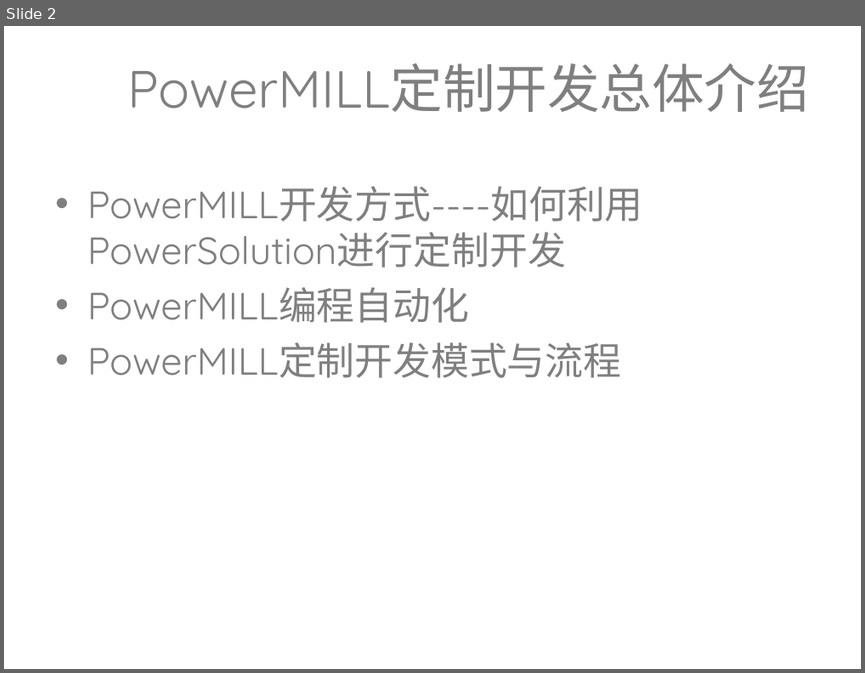
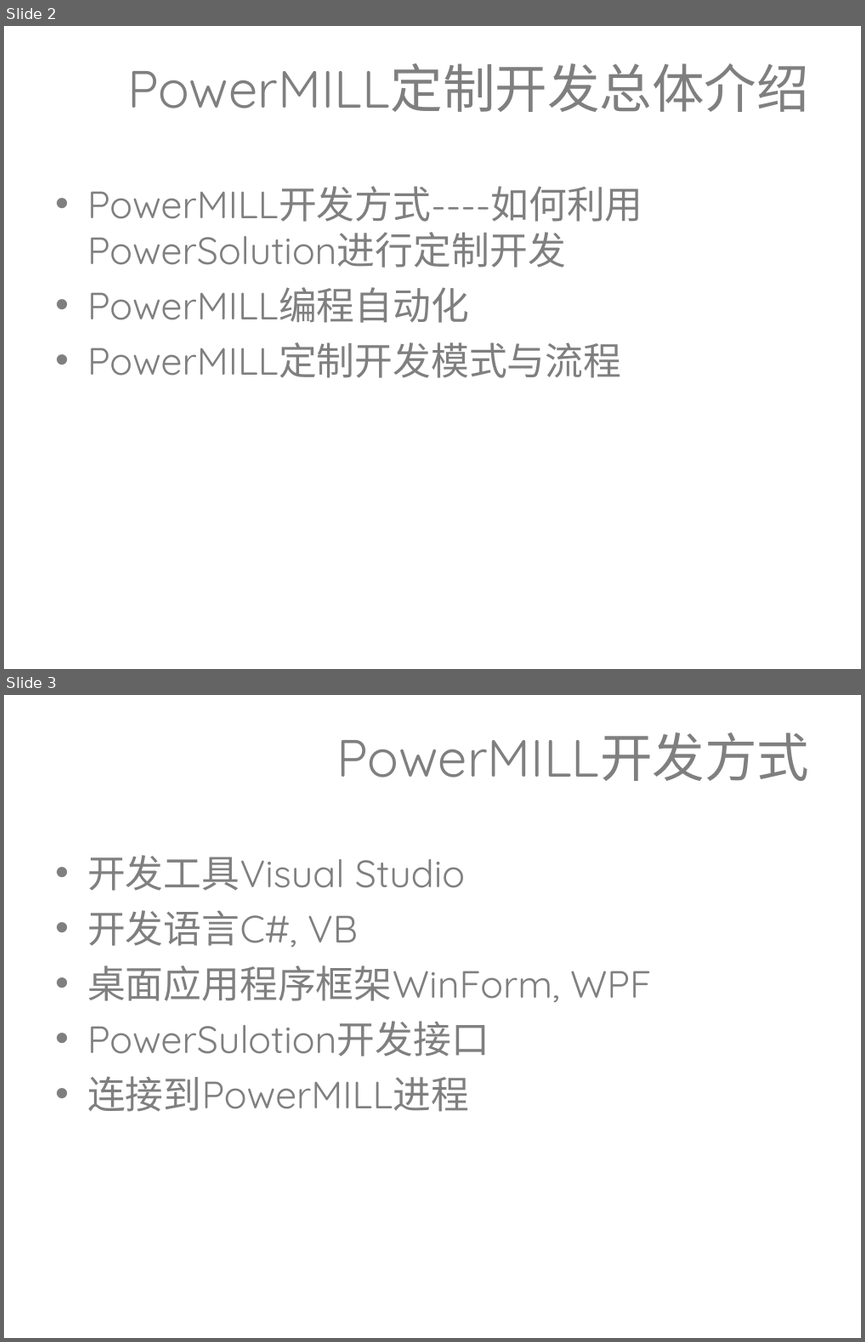
Before and after one commit to lixiaolei19821218/Training_PPT, a slide deck: 定制开发培训.ppt. Shown one above the other, each under a label of ours: slide 2 before the commit, slides 2 and 3 after it. The pictures are 865x673 and 865x1342 pixels, drawn with LibreOffice and Linux fonts; fonts in the diff are those of the drawing; background and template pictures are left out. Boxes give left, top, right and bottom in pixels: in the first picture for what was removed or moved away, otherwise in the second. Text is boxed around its words. In the diff, an @@ line names an element or a change of style, - is before the commit and + after.

```diff
--- a/定制开发培训.ppt
+++ b/定制开发培训.ppt
@@ slide 3 added at bbox=[4, 695, 861, 1338], background picture (left out) @@
@@ title added at bbox=[337, 732, 810, 781], 44 pt, text #7F7F7F @@
+PowerMILL开发方式
@@ text added at bbox=[87, 855, 651, 1111], 32 pt, text #7F7F7F @@
+• 开发工具Visual Studio
+• 开发语言C#, VB
+• 桌面应用程序框架WinForm, WPF
+• PowerSulotion开发接口
+• 连接到PowerMILL进程
```
Also in this commit, not shown: 21 other slides added, 1 slide removed.
